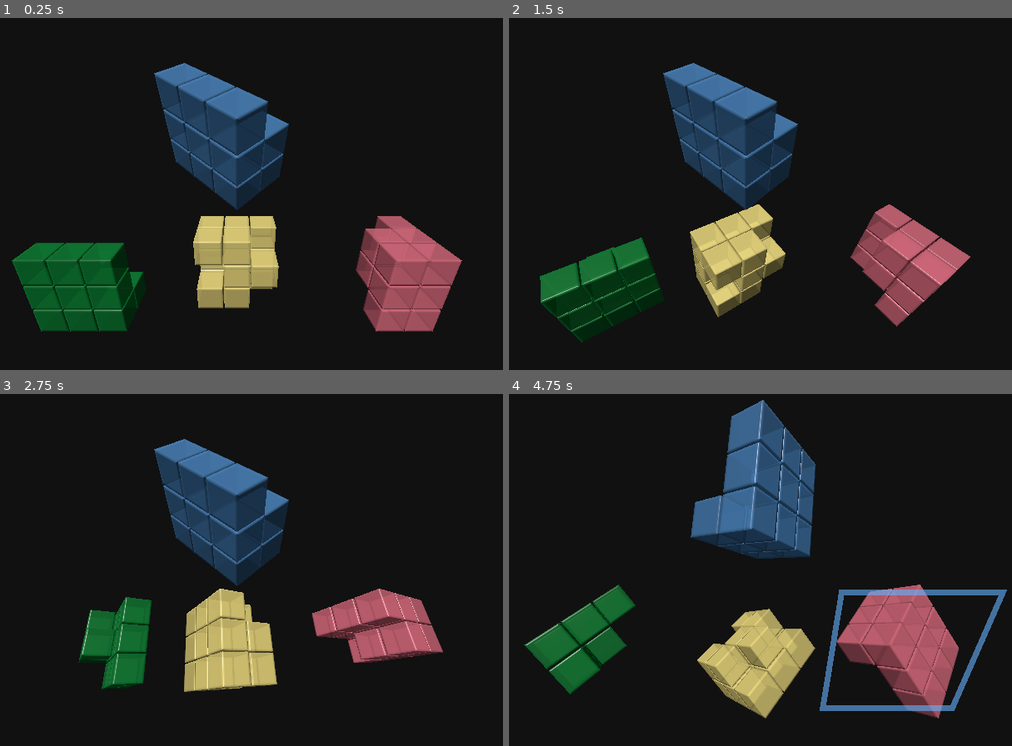
Above: before the commit, frames 1-4 (two rows, left to right).
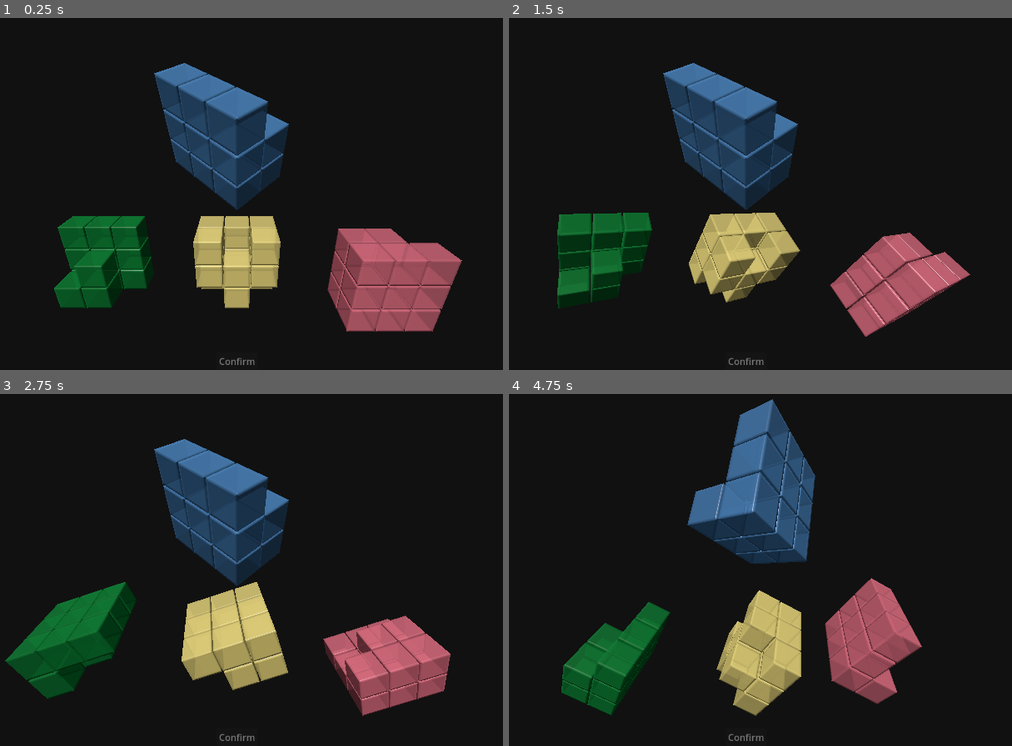
Above: after the commit, the same moments.

Repository: artifactz/coexist-game
Game: Godot game, scene res://main.tscn
Same seed, same stepped clock (60 frames per second), same inputs: the game is played once before the commit and once after it.
Inputs (mouse positions are in pixels of both pictures, inside the frame that each line leads up to):
- Up to frame 1 (0.25 s): no input
- Up to frame 2 (1.5 s): tap Enter at 0.5 s; move the mouse to (891, 176) at 0.52 s; click (891, 176) at 0.67 s; tap Space at 1.25 s; drag from (614, 215) to (710, 267) at 1.27 s
- Up to frame 3 (2.75 s): tap Enter at 2 s; move the mouse to (301, 489) at 2.02 s; click (301, 489) at 2.17 s
- Up to frame 4 (4.75 s): tap Space at 2.75, 4.25 s; drag from (710, 643) to (544, 513) at 2.77 s; tap Enter at 3.5 s; move the mouse to (946, 626) at 3.52 s; click (946, 626) at 3.67 s; drag from (544, 513) to (644, 478) at 4.27 s

The runs differ from the first frame. In frame 1, 10% of the frame differs, in the area x 2-87%, y 56-99%; in frame 2, 12%; in frame 3, 15%; in frame 4, 18%, in the area x 2-100%, y 1-99%.

Commit message:
:sparkles: added confirm button, scores, and SceneController

Diff:
--- a/clickable_solution.gd
+++ b/clickable_solution.gd
@@ -7,3 +7,4 @@
 
 func _init(index: int):
 	solution_index = index
+	add_to_group("selectable")
--- a/cube_3x3x3.gd
+++ b/cube_3x3x3.gd
@@ -8,10 +8,9 @@
 @export var sub_cube_stride := 0.33333
 @export var refresh := false : set = _refresh
 
-var layout = []
 var color = Color("#FF00FFDA")
 var solution_index = -1
-var root: Node3D = self  # changes if selectable
+var root: Node3D = self  # changes to ClickableSolution (StaticBody3D) if selectable
 
 
 func _refresh(_value):
@@ -26,7 +25,6 @@
 	# Create collision parent and collider shape
 	if solution_index > -1:
 		root = ClickableSolution.new(solution_index)
-		root.add_to_group("selectable")
 		add_child(root)
 
 	# Create material
@@ -59,8 +57,7 @@
 		shape.shape = box
 		root.add_child(shape)
 
-
-func set_layout():
+func set_layout(layout: Array):
 	var subcubes = root.get_children()
 	var i = 0
 	for x in 3:
@@ -73,8 +70,6 @@
 func _ready() -> void:
 	if not Engine.is_editor_hint():
 		_generate()
-		if layout.size() > 0:
-			set_layout()
 
 # Called every frame. 'delta' is the elapsed time since the previous frame.
 func _process(delta: float) -> void:
--- a/game.gd
+++ b/game.gd
@@ -1,8 +1,13 @@
 class_name Game
+
+signal scores_updated
 
 var layout: Array = []
 var solutions: Array = []
 var correct_index = -1
+var selection_index = -1
+var n_correct = 0
+var n_wrong = 0
 
 func setup_round():
 	layout = CubeGenerator.generate_random_layout()
@@ -21,3 +26,10 @@
 				n_false = randi() % 3
 			CubeGenerator.mutate_layout(solution_layout, n_true, n_false)
 		solutions.push_back(solution_layout)
+
+func confirm():
+	if selection_index == correct_index:
+		n_correct += 1
+	else:
+		n_wrong += 1
+	scores_updated.emit()
--- a/main.gd
+++ b/main.gd
@@ -1,58 +1,23 @@
 extends Node3D
 
 var game: Game = Game.new()
-var CubeScene = preload("res://cube_3x3x3.tscn")
-var last_mouse_position = Vector2()
+var scene_controller: SceneController
 var is_mouse_pressed = false
 var is_mouse_dragged = false
 enum RotateMode { MainCube, SolutionCubes }
 var rotate_mode: RotateMode
-var main_cube: Node3D = null
-var solution_cubes: Array[Node3D] = []
 
 # Called when the node enters the scene tree for the first time.
 func _ready() -> void:
 	$Camera3D.look_at(Vector3(0, 0, 0))
+	$UserInterface/ConfirmButton.disabled = true
+	$UserInterface/ConfirmButton.pressed.connect(on_confirm_clicked)
 
+	game.scores_updated.connect(update_scores)
 	game.setup_round()
 
-	main_cube = CubeScene.instantiate()
-	main_cube.layout = game.layout
-	main_cube.color = Color("#4477AADA")
-	main_cube.position = Vector3(0, 0.75, 0)
-	main_cube.rotate_y(0.25 * PI)
-	main_cube.rotate_x(0.15 * PI)
-	add_child(main_cube)
-
-	var rotations = canonic_rotations()
-	var colors = ["#117733DA", "#DDCC77DA", "#CC6677DA"]
-	for i in 3:
-		var cube = CubeScene.instantiate()
-		cube.layout = game.solutions[i]
-		cube.color = Color(colors[i])
-		cube.solution_index = i
-		cube.position = Vector3(1.75 * (i - 1), -1, 0)
-		var cube_rotation = rotations.pop_at(randi() % rotations.size())
-		cube.rotate_x(cube_rotation[0])
-		cube.rotate_y(cube_rotation[1])
-		cube.rotate_z(cube_rotation[2])
-		solution_cubes.push_back(cube)
-		add_child(cube)
-
-## Returns all permutations of [-0.5 PI, 0, 0.5 PI]³ except [0, 0, 0]
-func canonic_rotations() -> Array:
-	var rotations = []
-	for x in 3:
-		for y in 3:
-			for z in 3:
-				if x == 1 and y == 1 and z == 1:
-					continue
-				rotations.push_back([
-					0.5 * PI * (x - 1),
-					0.5 * PI * (y - 1),
-					0.5 * PI * (z - 1)
-				])
-	return rotations
+	scene_controller = SceneController.new(self)
+	scene_controller.set_layouts(game.layout, game.solutions)
 
 # Called every frame. 'delta' is the elapsed time since the previous frame.
 func _process(delta: float) -> void:
@@ -61,8 +26,6 @@
 func _input(event: InputEvent):
 	if event is InputEventMouseButton:
 		if event.is_pressed():
-			last_mouse_position = event.position
-
 			var mouse_position = get_viewport().get_mouse_position()
 			var viewport_size = get_viewport().size
 			var half_height = viewport_size.y / 2
@@ -70,36 +33,19 @@
 		elif not is_mouse_dragged:
 			var collider = get_mouse_collision()
 			if collider and collider.is_in_group("selectable"):
-				print("selected", collider.solution_index)
-				var cube_position = $Camera3D.unproject_position(collider.global_position)
-				var size = 0.8
-				var dy = 0.1
-				var dz = 0.3333
-				$UserInterface/Line2D.points = PackedVector2Array([
-					$Camera3D.unproject_position(collider.global_position + Vector3(-size, size + dy, dz)),
-					$Camera3D.unproject_position(collider.global_position + Vector3(size, size + dy, dz)),
-					$Camera3D.unproject_position(collider.global_position + Vector3(size, -size + dy, dz)),
-					$Camera3D.unproject_position(collider.global_position + Vector3(-size, -size + dy, dz)),
-				])
-				#var color: Color = solution_cubes[collider.solution_index].color
-				#color.h = fmod(color.h + 0.5, 1)
-				#$UserInterface/Line2D.default_color = color
-				$UserInterface/Line2D.default_color = Color("66b3ff99")
+				select_solution(collider.solution_index)
 
 		is_mouse_dragged = false
 		is_mouse_pressed = event.is_pressed()
 
 	elif event is InputEventMouseMotion and is_mouse_pressed:
-		var delta = event.position - last_mouse_position
-		last_mouse_position = event.position
+		var viewport_size = get_viewport().size
+		var input_scale = 12.0 / viewport_size.x
 
 		if rotate_mode == RotateMode.MainCube:
-			main_cube.rotate_y(delta.x * 0.01)
-			main_cube.rotate_x(delta.y * 0.01)
+			scene_controller.rotate_puzzle_from_mouse(input_scale * event.screen_relative)
 		else:
-			for cube in solution_cubes:
-				cube.rotate_y(delta.x * 0.01)
-				cube.rotate_x(delta.y * 0.01)
+			scene_controller.rotate_solutions_from_mouse(input_scale * event.screen_relative)
 
 		is_mouse_dragged = true
 
@@ -114,3 +60,34 @@
 
 	if result:
 		return result.get("collider")
+
+func on_confirm_clicked():
+	game.confirm()
+	game.setup_round()
+	scene_controller.set_layouts(game.layout, game.solutions)
+	scene_controller.reset_scene()
+	select_solution(-1)
+
+func select_solution(index: int):
+	game.selection_index = index
+
+	if index == -1:
+		$UserInterface/Line2D.points = PackedVector2Array()
+		$UserInterface/ConfirmButton.disabled = true
+		return
+
+	var size = 0.8
+	var dy = 0.1
+	var dz = 0.3333
+	var center = scene_controller.solution_cubes[index].global_position
+	$UserInterface/Line2D.points = PackedVector2Array([
+		$Camera3D.unproject_position(center + Vector3(-size, size + dy, dz)),
+		$Camera3D.unproject_position(center + Vector3(size, size + dy, dz)),
+		$Camera3D.unproject_position(center + Vector3(size, -size + dy, dz)),
+		$Camera3D.unproject_position(center + Vector3(-size, -size + dy, dz)),
+	])
+	$UserInterface/ConfirmButton.disabled = false
+
+func update_scores():
+	$UserInterface/CorrectLabel.text = "Correct: %s" % game.n_correct
+	$UserInterface/WrongLabel.text = "Wrong: %s" % game.n_wrong
--- a/main.tscn
+++ b/main.tscn
@@ -22,10 +22,43 @@
 
 [node name="UserInterface" type="Control" parent="." unique_id=1171349409]
 layout_mode = 3
-anchors_preset = 0
-offset_right = 40.0
-offset_bottom = 40.0
+anchors_preset = 15
+anchor_right = 1.0
+anchor_bottom = 1.0
+grow_horizontal = 2
+grow_vertical = 2
 
 [node name="Line2D" type="Line2D" parent="UserInterface" unique_id=866289744]
 closed = true
-default_color = Color(1, 1, 0.8, 1)
+default_color = Color(0.4, 0.7019608, 1, 0.6)
+
+[node name="ConfirmButton" type="Button" parent="UserInterface" unique_id=1331409262]
+layout_mode = 1
+anchors_preset = -1
+anchor_left = 0.5
+anchor_top = 1.0
+anchor_right = 0.5
+anchor_bottom = 1.0
+offset_left = -35.5
+offset_top = -51.0
+offset_right = 35.5
+offset_bottom = -20.0
+grow_horizontal = 2
+grow_vertical = 0
+text = "Confirm"
+
+[node name="CorrectLabel" type="Label" parent="UserInterface" unique_id=117553591]
+layout_mode = 1
+anchors_preset = -1
+offset_left = 20.0
+offset_top = 20.0
+offset_right = 60.0
+offset_bottom = 43.0
+
+[node name="WrongLabel" type="Label" parent="UserInterface" unique_id=1047489026]
+layout_mode = 1
+anchors_preset = -1
+offset_left = 20.0
+offset_top = 60.0
+offset_right = 60.0
+offset_bottom = 83.0
--- /dev/null
+++ b/scene_controller.gd
@@ -0,0 +1,90 @@
+class_name SceneController
+
+static var CubeScene = preload("res://cube_3x3x3.tscn")
+
+var scene: Node3D
+var camera: Camera3D
+var main_cube: Cube3x3x3 = null
+var solution_cubes: Array[Cube3x3x3] = []
+
+func _init(scene: Node3D):
+	self.scene = scene
+	var nodes = scene.get_children()
+	var i = nodes.find_custom((func (node: Node3D): return node.get_class() == "Camera3D"))
+	self.camera = nodes[i]
+	_setup_scene()
+	reset_scene()
+
+## Rotates the main cube given a mouse offset.
+func rotate_puzzle_from_mouse(offset: Vector2):
+	var camera_ray = main_cube.global_position - camera.global_position
+	_rotate_from_mouse(main_cube, camera_ray, offset)
+
+## Rotates the solution cubes given a mouse offset.
+func rotate_solutions_from_mouse(offset: Vector2):
+	var common_camera_ray = solution_cubes[1].global_position - camera.global_position
+	for cube in solution_cubes:
+		_rotate_from_mouse(cube, common_camera_ray, offset)
+
+## Sets main and solution cube layouts.
+func set_layouts(puzzle: Array, solutions: Array):
+	main_cube.set_layout(puzzle)
+	for i in 3:
+		solution_cubes[i].set_layout(solutions[i])
+
+## Resets cube rotations.
+func reset_scene():
+	_set_euler_zyx(main_cube, Vector3(0.15 * PI, 0.25 * PI, 0.0))
+	var rotations = _canonic_rotations()
+	for i in 3:
+		_set_euler_zyx(solution_cubes[i], rotations.pop_at(randi() % rotations.size()))
+
+## Creates and assigns cubes.
+func _setup_scene():
+	main_cube = _create_cube(Color("#4477AADA"), Vector3(0, 0.75, 0))
+
+	var colors = ["#117733DA", "#DDCC77DA", "#CC6677DA"]
+	for i in 3:
+		var cube = _create_cube(Color(colors[i]), Vector3(1.75 * (i - 1), -1, 0), i)
+		solution_cubes.push_back(cube)
+
+## Creates a cube instance and adds it to the scene.
+func _create_cube(color: Color, position: Vector3, solution_index: int = -1) -> Cube3x3x3:
+	var cube = CubeScene.instantiate()
+	cube.color = color
+	cube.position = position
+	cube.solution_index = solution_index
+	scene.add_child(cube)
+	return cube
+
+## Returns all permutations of [-0.5 PI, 0, 0.5 PI]³ except [0, 0, 0]
+static func _canonic_rotations() -> Array:
+	var rotations = []
+	for x in 3:
+		for y in 3:
+			for z in 3:
+				if x == 1 and y == 1 and z == 1:
+					continue
+				rotations.push_back(Vector3(
+					0.5 * PI * (x - 1),
+					0.5 * PI * (y - 1),
+					0.5 * PI * (z - 1)
+				))
+	return rotations
+
+## Sets axis rotations in Z, Y, X order.
+static func _set_euler_zyx(node: Node3D, rotation: Vector3):
+	node.rotation = Vector3(0.0, 0.0, 0.0)
+	node.rotate_z(rotation[2])
+	node.rotate_y(rotation[1])
+	node.rotate_x(rotation[0])
+
+## Rotates a node by a mouse offset. Calculates UP rotation axis automatically from the node's
+## camera_ray.
+static func _rotate_from_mouse(node: Node3D, camera_ray: Vector3, offset: Vector2):
+	var v = Vector3(camera_ray)
+	var tmp = v.y
+	v.y = -v.z
+	v.z = tmp
+	node.rotate(v.normalized(), offset.x)
+	node.rotate_x(offset.y)
Not shown, added: scene_controller.gd.uid
